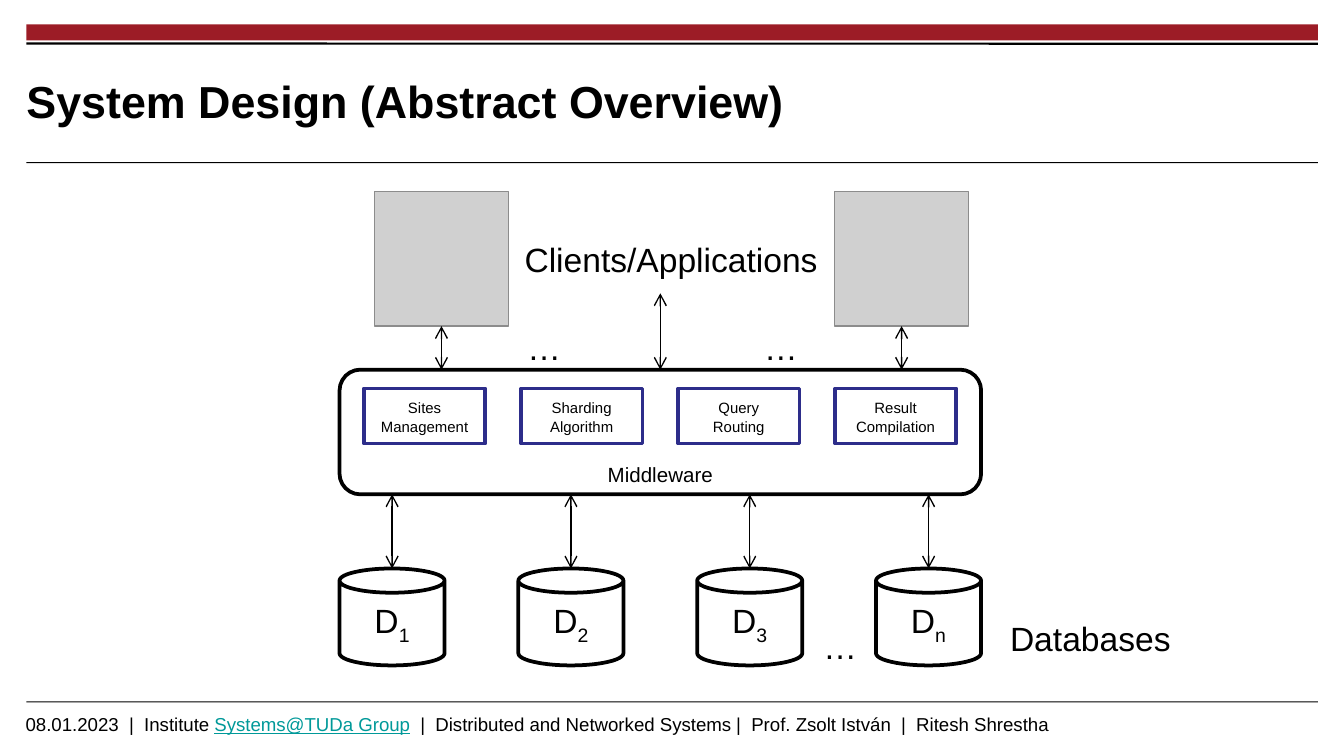
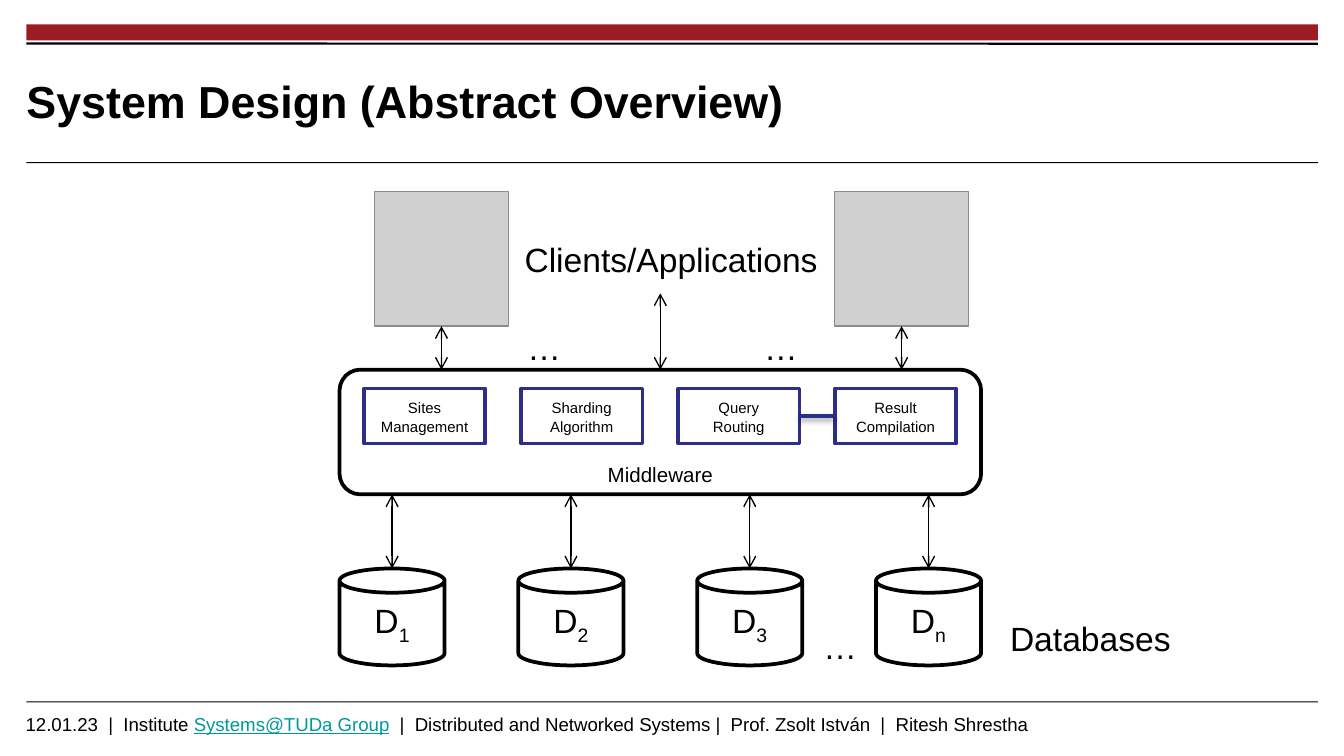
Before and after one commit to riteshCodes/sharded-distributed-databases, a slide deck: slide 2 of Documentation/Thesis_Presentation_Shrestha_Ritesh.pptx (slide 3 before the commit). Drawn at 1344x756 pixels with LibreOffice and Linux fonts; fonts in the diff are those of the drawing; grey boxes stand for pictures; background and template pictures are left out. Boxes give left, top, right and bottom in pixels: in the first picture for what was removed or moved away, otherwise in the second. Text is boxed around its words. In the diff, an @@ line names an element or a change of style, - is before the commit and + after.

Commit message:
Add slides for design

```diff
--- a/Documentation/Thesis_Presentation_Shrestha_Ritesh.pptx
+++ b/Documentation/Thesis_Presentation_Shrestha_Ritesh.pptx
@@ line added from (800, 417) to (835, 417), #2D2D8A 2 pt @@
@@ text at (26, 717, 1029, 735): text changed @@
-08.01.2023 | Institute Systems@TUDa Group | Distributed and Networked Systems | Prof. Zsolt István | Ritesh Shrestha
+12.01.23 | Institute Systems@TUDa Group | Distributed and Networked Systems | Prof. Zsolt István | Ritesh Shrestha
```
Also in this commit, not shown: 1 other slide changed, 4 slides added, 2 slides removed, 3 other files.
